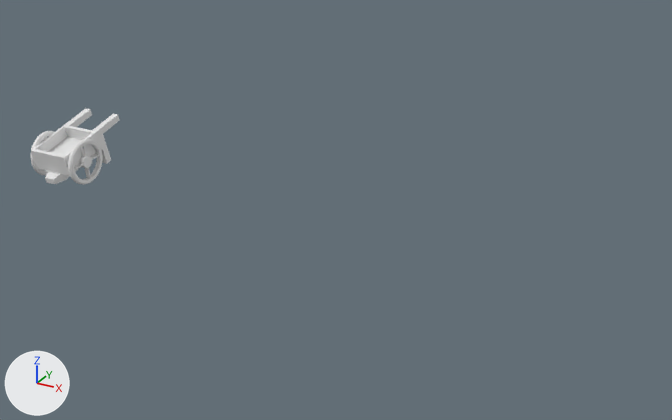
The FBX model Assets/Oversmith/Objects/Gameplay/Wagons/Wagon.fbx: old version first, new version second.
Before and after are seen from a camera (50 mm lens) standing at (11.4, -11.07, 6.04) and looking at (5.06, 0.44, 0.28). Arrows for +X, +Y and +Z are at lower left; the lights stay in place.

Objects in the first picture: 'Wagon'.
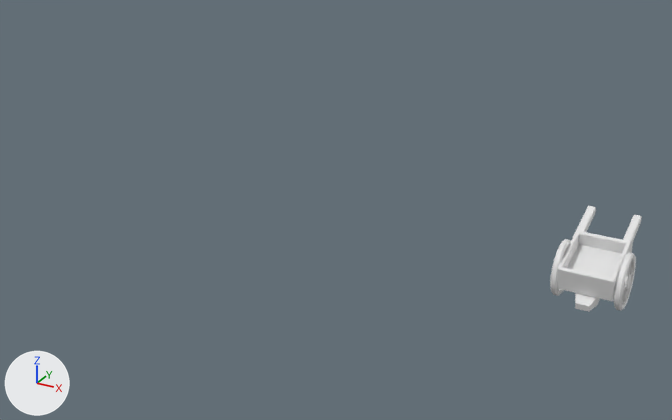
Boxes (x1, y1, x2, y2) around the edits, measured in the pictures (672 x 420 px; the box of a moved part takes in the faces that stretch with it):
'Wagon', reshaped, moved, turned, rescaled
    before: (30, 108, 120, 185)
    after: (550, 206, 642, 312)
part 1 of me_scene_005, moved or reshaped
    before: (74, 145, 100, 179)
    after: (622, 265, 634, 302)
part 2 of me_scene_005, moved or reshaped
    before: (68, 139, 103, 185)
    after: (614, 252, 636, 311)
part 3 of me_scene_005, moved or reshaped
    before: (30, 131, 54, 176)
    after: (550, 239, 571, 296)
part 4 of me_scene_005, added
    after: (557, 206, 642, 312)
part 5 of me_scene_005, deleted
    before: (31, 108, 120, 184)

Edits to the bpy script that builds the scene:
```text
Change me_scene_005:
    used by ob_wagon; location = (0.0, 0.0, 0.0); rotation_euler = (1.571, 0.0, 0.0), in degrees (90, 0, 0); scale = (0.01, 0.01, 0.01)
    remove me_scene_005.from_pydata(...)  # 904 vertices, 834 faces; spans x -48.9..47.9, y -0.9..94.5, z -98.5..48.9
    add me_scene_005.from_pydata(...)  # 992 vertices, 924 faces; spans x -0.5..0.5, y -0.4..1.0, z 0.0..0.9
    me_scene_005 part 1: the loose piece of 208 vertices spanning x 37.0..47.9, y 6.5..70.7, z -29.8..36.6 is turned 91.3 degrees about the x axis through the mesh origin and scaled by 0.00961
    me_scene_005 part 2: the loose piece of 192 vertices spanning x 37.5..47.4, y -0.9..78.0, z -37.3..41.6 is turned 91.3 degrees about the x axis through the mesh origin and scaled by 0.00961
    me_scene_005 part 3: the loose piece of 192 vertices spanning x -48.4..-38.5, y -0.9..78.0, z -37.3..41.6 is turned 91.3 degrees about the x axis through the mesh origin and scaled by 0.00961
    me_scene_005 part 4: a new loose piece of 192 vertices spanning x -0.4..0.4, y -0.4..1.0, z 0.1..0.9
    me_scene_005 part 5
    104 vertices are removed from x -39.4..36.4, y 5.6..94.5, z -98.5..48.9
    102 faces are deleted
Change ob_wagon:
    ob_wagon.rotation_euler: (1.571, 0.0, 0.0) -> (0.0, 0.0, 0.0)  # degrees (90, 0, 0) -> degrees (0, 0, 0)
    ob_wagon.scale: (0.01, 0.01, 0.01) -> (1.0, 1.0, 1.0)
    ob_wagon.location: (0.0, 0.0, 0.0) -> (9.11, 0.0, 0.0)
```
